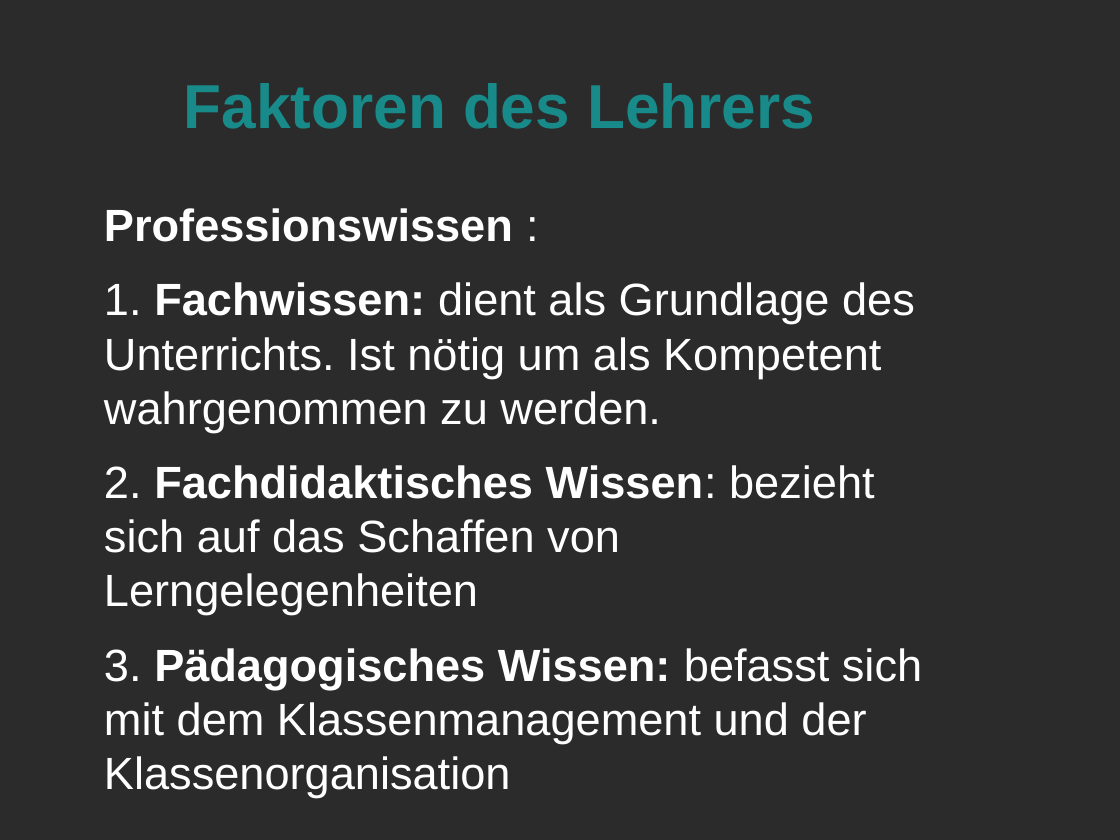
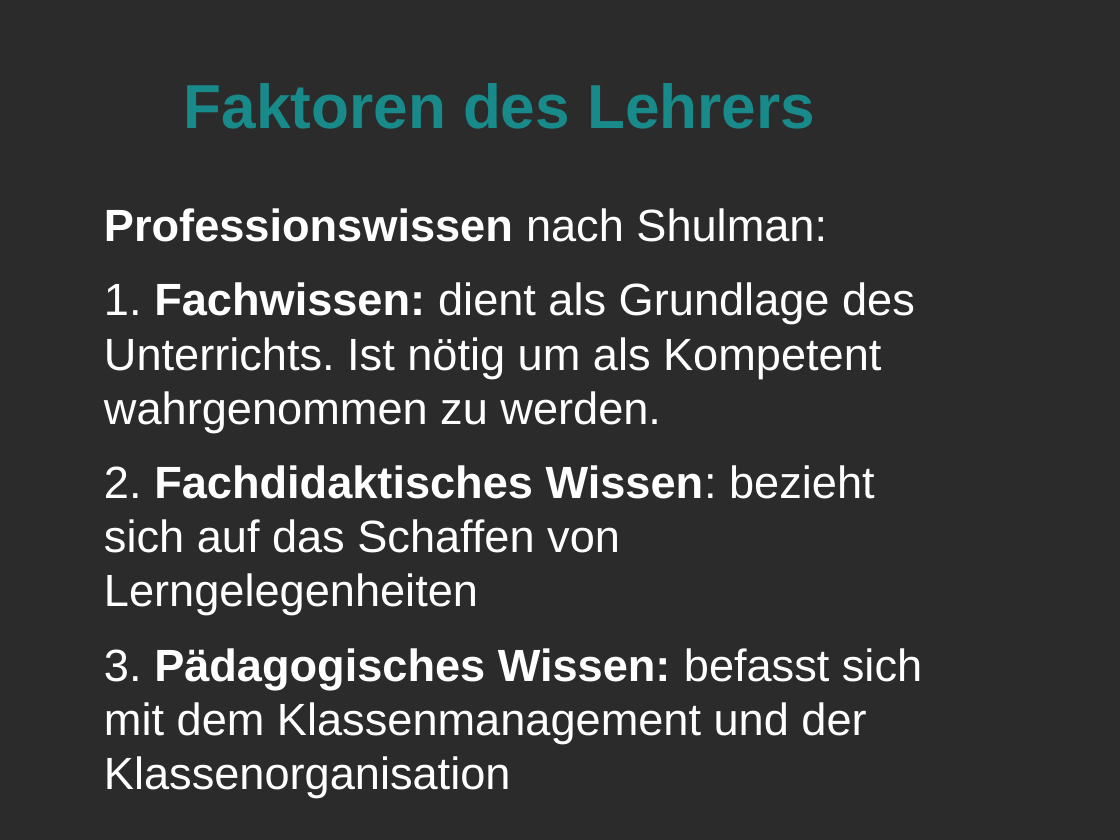
Before and after one commit to LorenzMueller/SS19, a slide deck: slide 18 of Mathe Didaktik/Präsentation.odp (slide 17 before the commit). Drawn at 1120x840 pixels with LibreOffice and Linux fonts; fonts in the diff are those of the drawing; background and template pictures are left out; a plain dark background stands for a picture behind light text. Boxes give left, top, right and bottom in pixels: in the first picture for what was removed or moved away, otherwise in the second. Text is boxed around its words. In the diff, an @@ line names an element or a change of style, - is before the commit and + after.

```diff
--- a/Mathe Didaktik/Präsentation.odp
+++ b/Mathe Didaktik/Präsentation.odp
@@ text at [104, 208, 827, 242]: text changed @@
-Professionswissen :
+Professionswissen nach Shulman:
```
Also in this commit, not shown: 2 other slides changed, 3 slides added, 3 other files.
